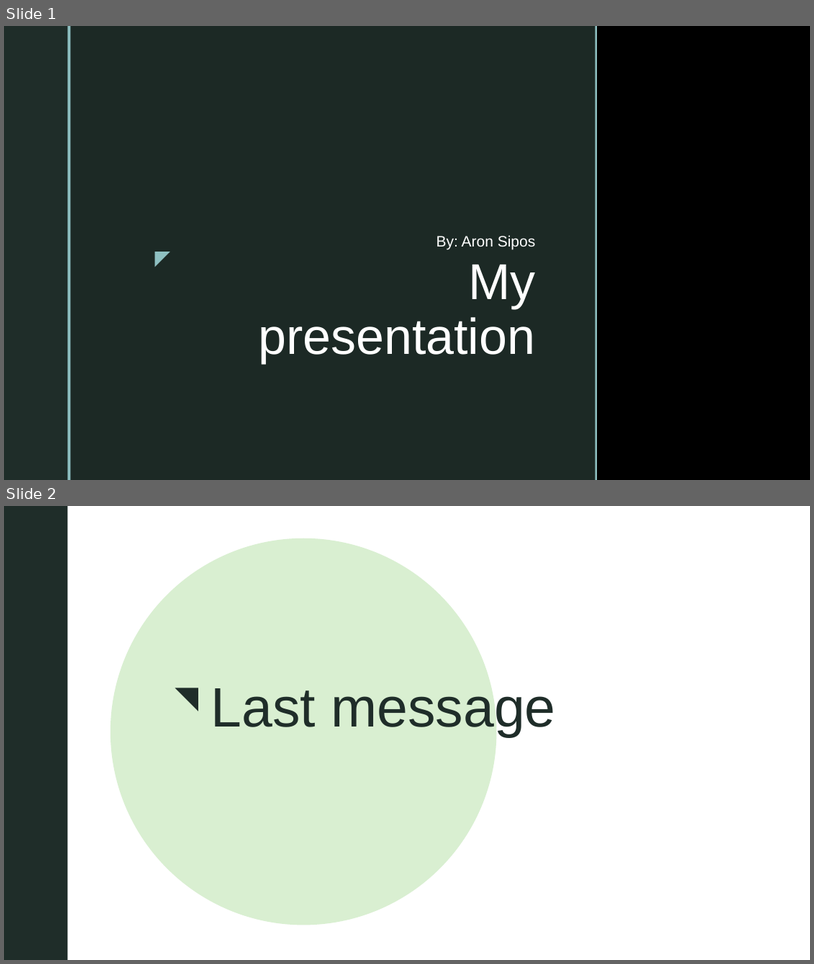
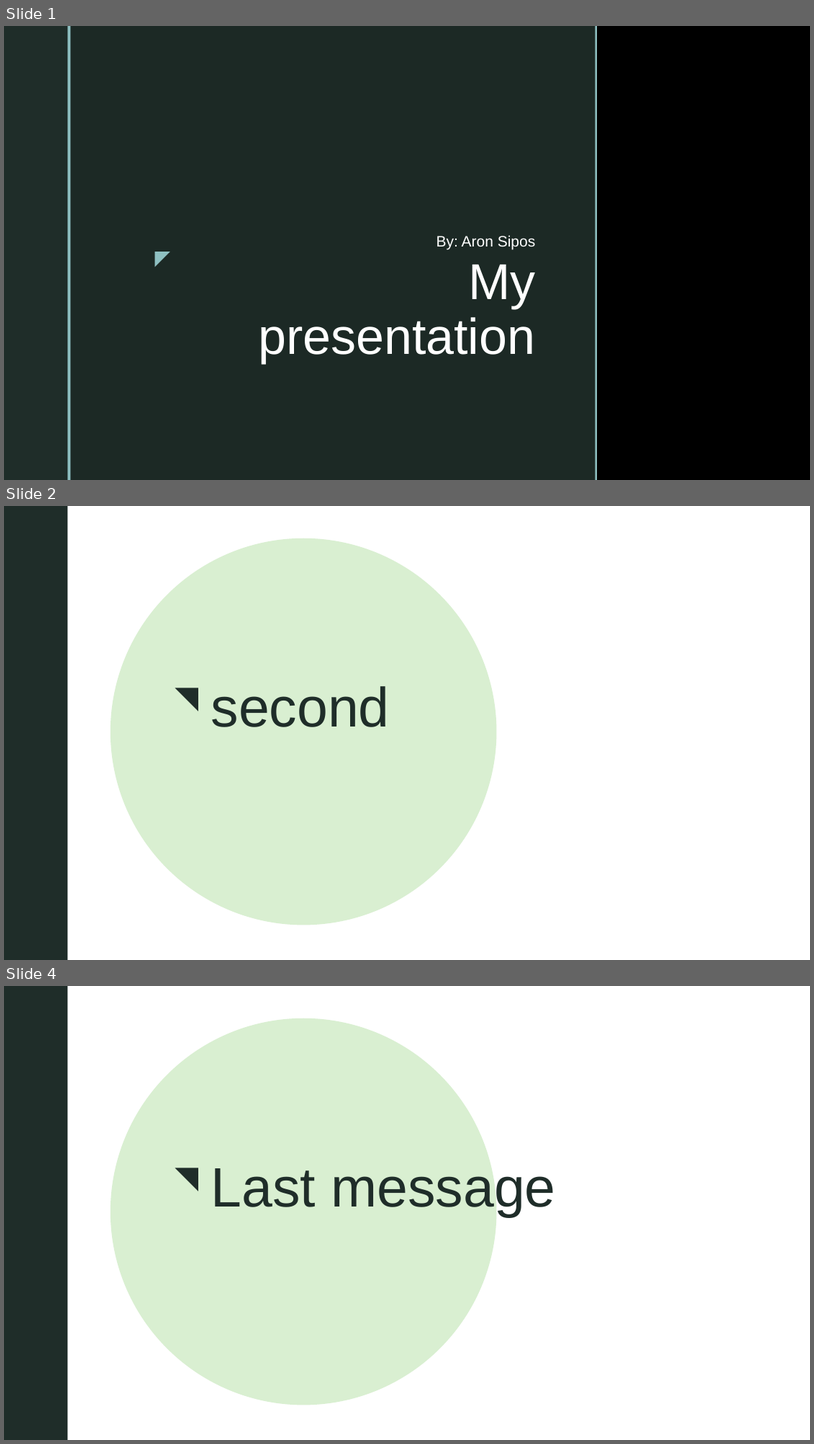
Before and after one commit to siposaron/java-spring, a slide deck: docgen/output.pptx. Shown one above the other, each under a label of ours: slides 1 and 2 before the commit, slides 1, 2 and 4 after it; the slides between them are not shown. The pictures are 814x964 and 814x1444 pixels, drawn with LibreOffice and Linux fonts; fonts in the diff are those of the drawing; grey boxes stand for pictures; background and template pictures are left out. Boxes give left, top, right and bottom in pixels: in the first picture for what was removed or moved away, otherwise in the second. Text is boxed around its words. In the diff, an @@ line names an element or a change of style, - is before the commit and + after.

```diff
--- a/docgen/output.pptx
+++ b/docgen/output.pptx
@@ slide 2 added at [4, 506, 810, 960], background picture (left out); not listed: 2 template elements that a slide beside it also shows @@
@@ rectangle added at [4, 506, 810, 960], fill #FFFFFF @@
@@ rectangle added at [4, 506, 67, 960], fill #1F2D29 @@
@@ rectangle added at [67, 506, 70, 960], fill #8EC0C1 @@
@@ rectangle added at [70, 506, 596, 960], fill #C5FAEB at 92% opacity @@
@@ rectangle added at [596, 506, 597, 960], fill #8EC0C1 @@
@@ ellipse added at [111, 538, 497, 924], fill #D9EFD1 @@
@@ picture added at [191, 645, 810, 960] @@
@@ right triangle added at [175, 688, 199, 712], fill #1F2D29 @@
@@ title added at [211, 686, 390, 727], 66 pt, text #1F2D29 @@
+second
@@ what was slide 2 is now slide 4 @@
```
Also in this commit, not shown: 1 other slide added, 13 other files.
